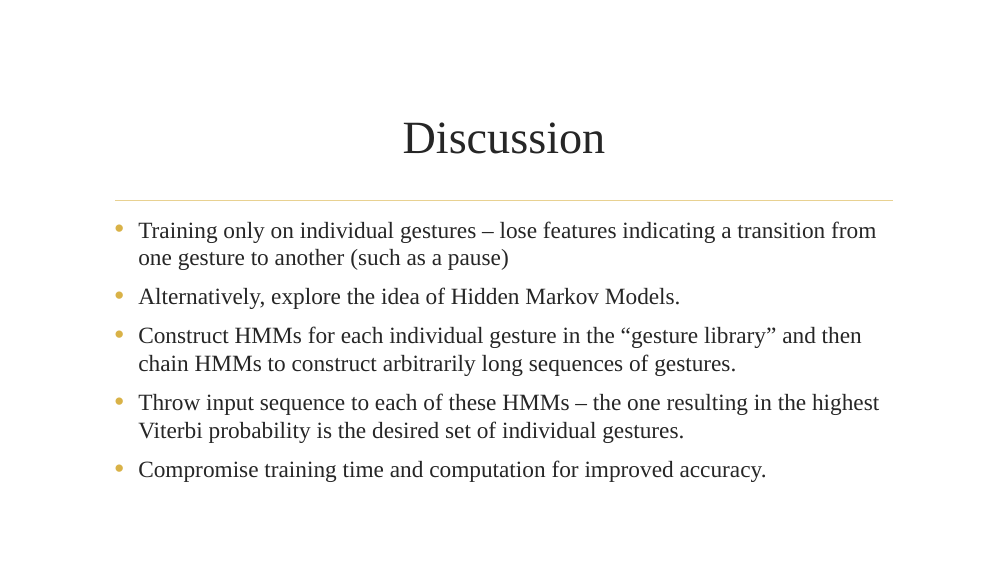
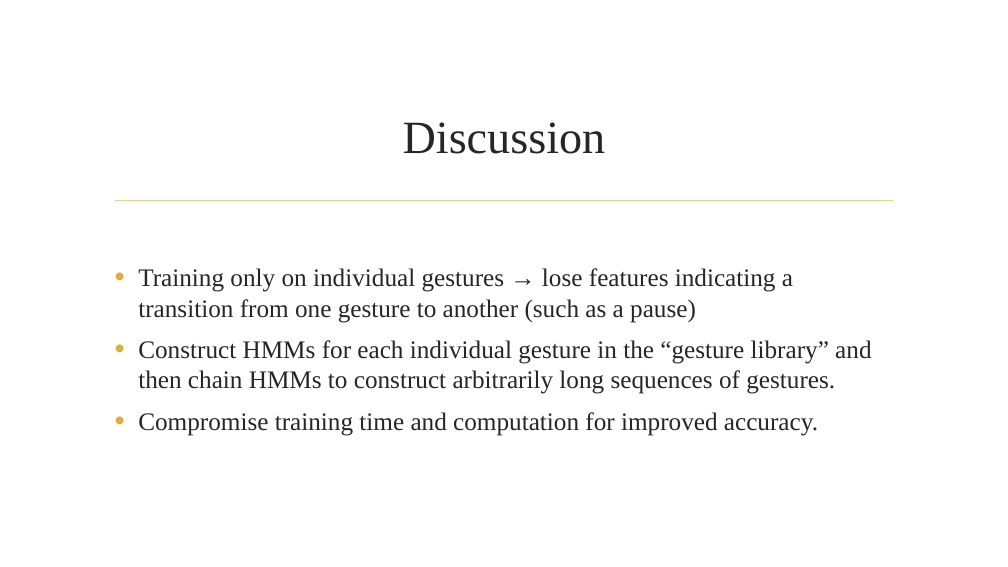
Before and after one commit to arv100kri/AI-Project-2, a slide deck: slide 9 of Final Presentation/Recognition of Unistroke Gesture Sequences.pptx. Drawn at 1008x567 pixels with LibreOffice and Linux fonts; fonts in the diff are those of the drawing; background and template pictures are left out. Boxes give left, top, right and bottom in pixels: in the first picture for what was removed or moved away, otherwise in the second. Text is boxed around its words. In the diff, an @@ line names an element or a change of style, - is before the commit and + after.

```diff
--- a/Final Presentation/Recognition of Unistroke Gesture Sequences.pptx
+++ b/Final Presentation/Recognition of Unistroke Gesture Sequences.pptx
@@ text at (138,268,793,323): text changed; size 22.2 to 24 pt @@
-• Training only on individual gestures – lose features indicating a transition from one gesture to another (such as a pause)
-• Alternatively, explore the idea of Hidden Markov Models.
+• Training only on individual gestures → lose features indicating a transition from one gesture to another (such as a pause)
@@ text at (138,340,871,436): size 22.2 to 24 pt in "Construct HMMs for each individual gesture in ...", "Compromise training time and computation for improved ..." @@
@@ text at (138,393,879,443): paragraph removed @@
-• Throw input sequence to each of these HMMs – the one resulting in the highest Viterbi probability is the desired set of individual gestures.
```
Also in this commit, not shown: 5 other slides changed, 1 slide added, 31 other files.
